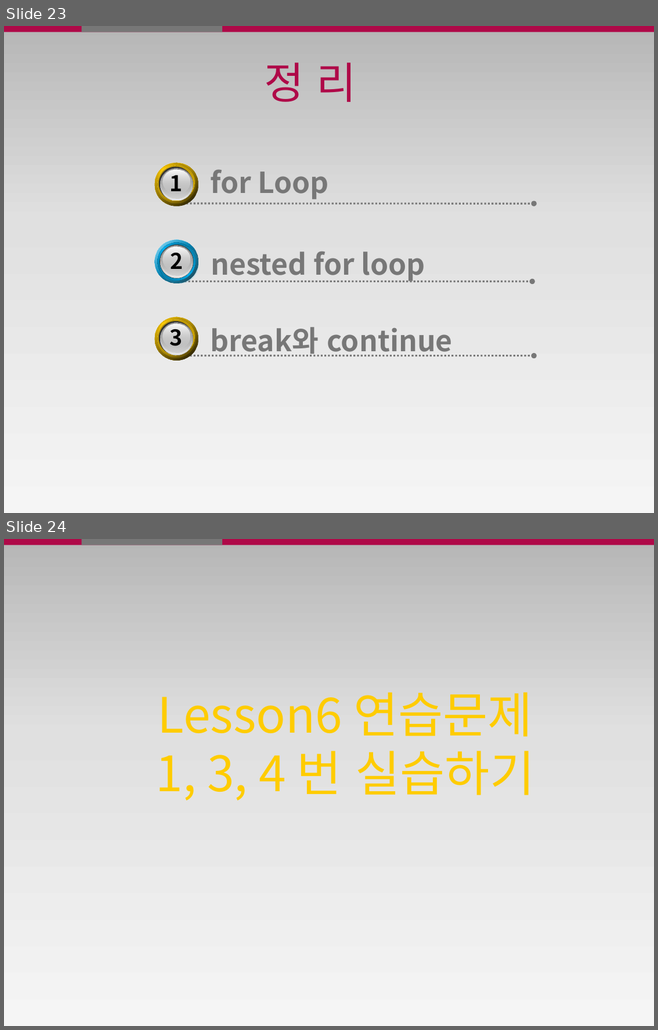
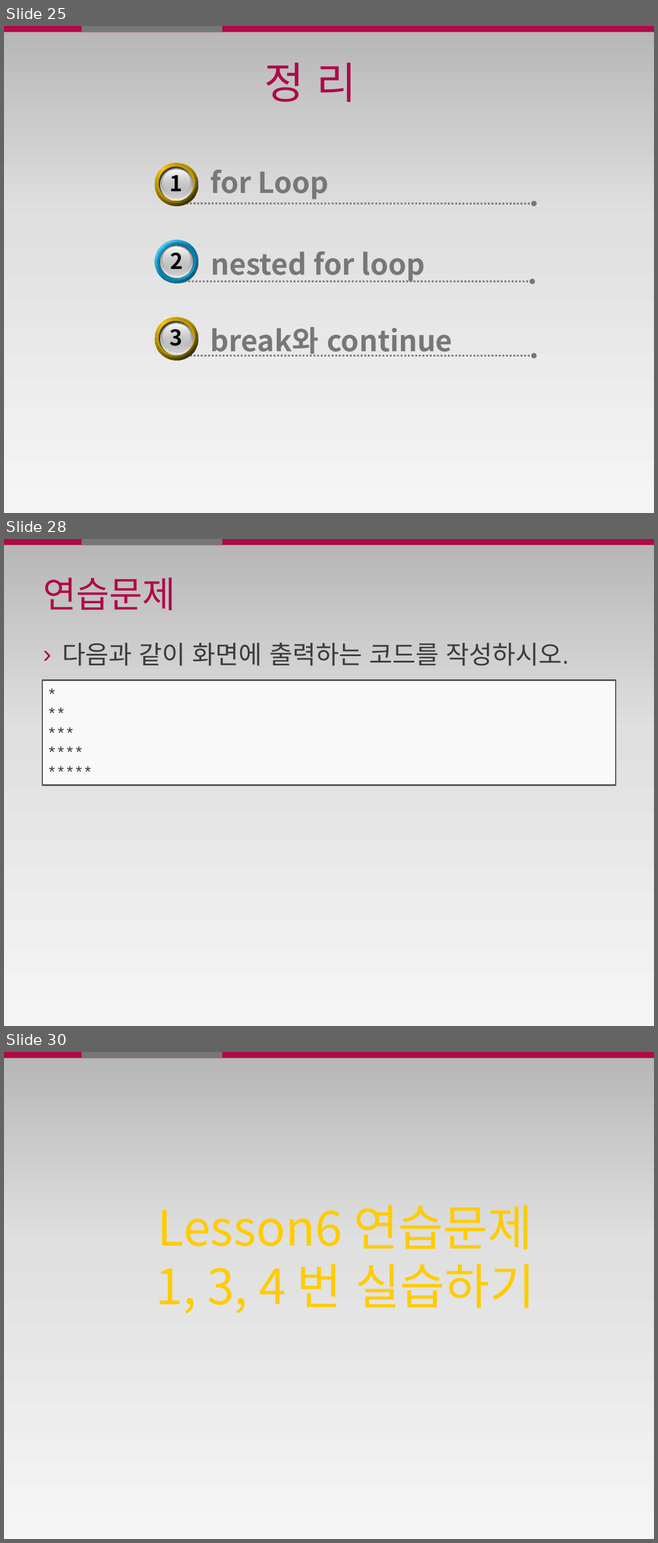
Before and after one commit to JoshWorld/java_ppt, a slide deck: 4일차/4일 1강 반복문 for (Lesson6).pptx. Shown one above the other, each under a label of ours: slides 23 and 24 before the commit, slides 25, 28 and 30 after it; the slides between them are not shown. The pictures are 658x1030 and 658x1543 pixels, drawn with LibreOffice and Linux fonts; fonts in the diff are those of the drawing. Boxes give left, top, right and bottom in pixels: in the first picture for what was removed or moved away, otherwise in the second. Text is boxed around its words. In the diff, an @@ line names an element or a change of style, - is before the commit and + after.

```diff
--- a/4일차/4일 1강 반복문 for (Lesson6).pptx
+++ b/4일차/4일 1강 반복문 for (Lesson6).pptx
@@ slide 28 added at (4, 539, 654, 1026), background gradient #B6B6B6 to #E1E1E1 to #F5F5F5; not listed: 2 template elements that a slide beside it also shows @@
@@ title added at (43, 577, 176, 610), 40 pt, text #AF0948 @@
+연습문제
@@ text added at (62, 643, 568, 666), 28 pt, text #3B3B3B @@
+› 다음과 같이 화면에 출력하는 코드를 작성하시오.
@@ rectangle added at (42, 681, 615, 786), fill #F9F9F9, outline #585858 1.5 pt, 18 pt, text #3C3C3C @@
+*
+**
+***
+****
+*****
@@ what was slide 23 is now slide 25 @@
@@ what was slide 24 is now slide 30 @@
```
Also in this commit, not shown: 5 other slides added, 1 other file.
